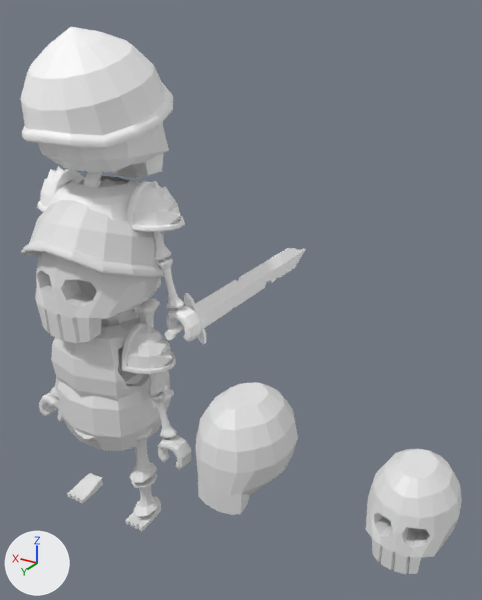
An edit to the glTF model Resources/Assets/AssetsWorkspace/BlenderWorkspace/Player_attack1.gltf, drawn before and after from the same camera.
Rendered twice from a 50 mm camera at (-8.32, 8.85, 7.19) aimed at (-2.05, -1.58, 1.97). The lights are fixed; the arrows at lower left show +X, +Y and +Z. The first picture is the older version. Where no turn or scale is listed for an object, it has been applied to the vertices.

In view in the first picture: '円柱', '手', '球', '球.001', '立方体', '立方体.001', '立方体.022', '鎧', '頭蓋骨', '頭蓋骨_大きさ普通', '頭蓋骨目無し', '骨', '骨.001', '骨.002', '骨.003', '骨盤'.
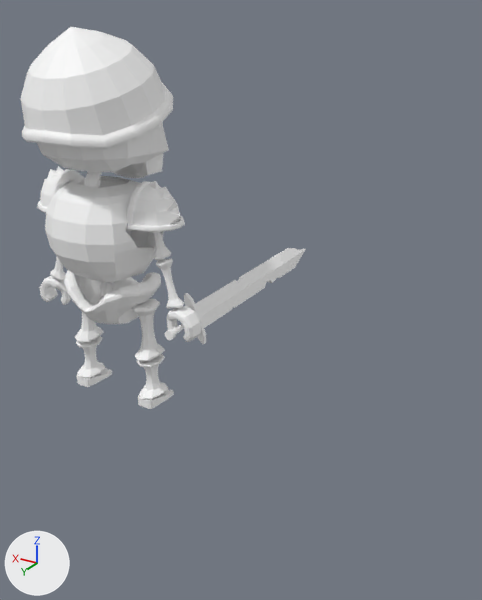
Changed parts and their boxes (x1, y1, x2, y2) in the pictures (482 x 600 px):
```json
{"object": "頭蓋骨目無し", "change": "deleted", "before": [195, 383, 298, 515]}
{"object": "頭蓋骨_大きさ普通", "change": "deleted", "before": [366, 449, 462, 574]}
{"object": "球.001", "change": "deleted", "before": [22, 179, 165, 277]}
{"object": "頭蓋骨", "change": "deleted", "before": [35, 253, 159, 343]}
{"object": "立方体", "change": "deleted", "before": [57, 346, 171, 451]}
{"object": "鎧", "change": "deleted", "before": [51, 317, 149, 401]}
{"object": "球", "change": "deleted", "before": [122, 323, 176, 374]}
{"object": "手", "change": "deleted", "before": [39, 393, 192, 470]}
{"object": "立方体.001", "change": "deleted", "before": [67, 473, 161, 531]}
{"object": "骨.002", "change": "deleted", "before": [129, 428, 157, 483]}
{"object": "骨.003", "change": "deleted", "before": [131, 473, 161, 517]}
{"object": "骨.001", "change": "deleted", "before": [50, 376, 177, 438]}
{"object": "骨", "change": "deleted", "before": [148, 374, 164, 395], "on screen": "mostly hidden"}
{"object": "骨盤", "change": "deleted", "before": [67, 418, 138, 443], "on screen": "mostly hidden"}
{"object": "円柱", "change": "deleted", "before": [103, 324, 117, 328], "on screen": "mostly hidden"}
```

Scene script edits in JSON lines:
```json
{"op": "remove", "block": "ob_頭蓋骨_大きさ普通", "code": ["ob_頭蓋骨_大きさ普通 = bpy.data.objects.new('頭蓋骨_大きさ普通', me_球_005)", "ob_頭蓋骨_大きさ普通.location = (-6.3, 0.21, 0.1)"]}
{"op": "remove", "block": "ob_頭蓋骨目無し", "code": ["ob_頭蓋骨目無し = bpy.data.objects.new('頭蓋骨目無し', me_球_001)", "ob_頭蓋骨目無し.location = (-3.09, 0.0, 0.0)"]}
{"op": "remove", "block": "ob_立方体", "code": ["ob_立方体 = bpy.data.objects.new('立方体', me_立方体)", "ob_立方体.location = (0.0, 0.0, 0.0)"]}
{"op": "remove", "block": "ob_頭蓋骨", "code": ["ob_頭蓋骨 = bpy.data.objects.new('頭蓋骨', me_球)", "ob_頭蓋骨.location = (0.0, 0.21, 2.8)"]}
{"op": "remove", "block": "ob_円柱", "code": ["ob_円柱 = bpy.data.objects.new('円柱', me_円柱_001)", "ob_円柱.location = (0.0, 0.0, -0.66)"]}
{"op": "remove", "block": "ob_鎧", "code": ["ob_鎧 = bpy.data.objects.new('鎧', me_球_002)", "ob_鎧.location = (0.0, 0.22, 0.95)"]}
{"op": "remove", "block": "ob_骨", "code": ["ob_骨 = bpy.data.objects.new('骨', me_円柱_005)", "ob_骨.location = (-1.12, 0.2, 1.04)"]}
{"op": "remove", "block": "ob_骨_001", "code": ["ob_骨_001 = bpy.data.objects.new('骨.001', me_円柱_006)", "ob_骨_001.location = (-1.37, 0.2, 0.07)"]}
{"op": "remove", "block": "ob_骨_002", "code": ["ob_骨_002 = bpy.data.objects.new('骨.002', me_円柱_008)", "ob_骨_002.location = (-0.77, 0.22, -1.01)"]}
{"op": "remove", "block": "ob_骨_003", "code": ["ob_骨_003 = bpy.data.objects.new('骨.003', me_円柱_010)", "ob_骨_003.location = (-0.82, 0.22, -2.01)"]}
{"op": "remove", "block": "ob_骨盤", "code": ["ob_骨盤 = bpy.data.objects.new('骨盤', me_球_006)", "ob_骨盤.location = (0.0, 0.19, -0.02)"]}
{"op": "remove", "block": "ob_立方体_001", "code": ["ob_立方体_001 = bpy.data.objects.new('立方体.001', me_立方体_001)", "ob_立方体_001.location = (-0.82, 0.32, -2.54)"]}
{"op": "remove", "block": "ob_手", "code": ["ob_手 = bpy.data.objects.new('手', me_円柱)", "ob_手.location = (-1.6, 0.23, -0.73)"]}
{"op": "remove", "block": "ob_球", "code": ["ob_球 = bpy.data.objects.new('球', me_球_004)", "ob_球.location = (-0.99, 0.21, 1.25)"]}
{"op": "remove", "block": "ob_球_001", "code": ["ob_球_001 = bpy.data.objects.new('球.001', me_球_007)", "ob_球_001.location = (0.0, 0.12, 3.08)"]}
```
